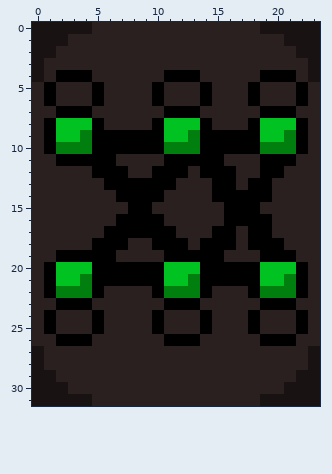
Pixel-art sprite: Sprites/Main/Neural Network/Recurrent Neural Network.png. Above, as it was before the edit.
The file is 24x32 pixels.
New version:
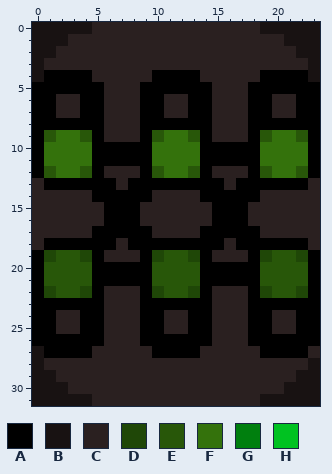
Palette (. is transparent): A #000000  B #181212  C #2a2020  D #1f4707  E #285709  F #34720c  G #007f0e  H #00c221
Diff:
y 4: x 1 C -> A; x 10 C -> A; x 22 C -> A
y 5: x 0 C -> A; x 2..4 CCC -> AAA; x 9 C -> A; x 11..13 CCC -> AAA; x 19..21 CCC -> AAA; x 23 C -> A
y 6: x 0 C -> A; x 4 C -> A; x 9 C -> A; x 13 C -> A; x 19 C -> A; x 23 C -> A
y 7: x 0..3 CCAA -> AACC; x 5 C -> A; x 9..12 CCAA -> AACC; x 14 C -> A; x 18 C -> A; x 20..23 AACC -> CCAA
y 8: x 0 C -> A; x 2..4 HHH -> AAA; x 9 C -> A; x 11..13 HHH -> AAA; x 19..21 HHH -> AAA; x 23 C -> A
y 9: x 0..4 CAHHG -> AEFFE; x 6..8 AAA -> CCC; x 10..13 AHHG -> EFFE; x 15..17 AAA -> CCC; x 19..23 HHGAC -> EFFEA
y 10: x 0..4 CAGGG -> AFFFF; x 10..13 AGGG -> FFFF; x 19..23 GGGAC -> FFFFA
y 11: x 0..4 CCAAA -> AFFFF; x 7..13 CCCCAAA -> AAAFFFF; x 16..23 CCCAAACC -> AAAFFFFA
y 12: x 0..4 CCCCC -> AEFFE; x 6..7 AA -> CC; x 9..13 CAAAC -> AEFFE; x 15..16 AA -> CC; x 18..23 CAACCC -> AEFFEA
y 13: x 1..5 CCCCC -> AAAAA; x 7 A -> C; x 12..14 CCC -> AAA; x 16..17 AC -> CA; x 20..22 CCC -> AAA
y 14: x 5..6 CC -> AA; x 10 A -> C; x 14 C -> A; x 19 A -> C
y 15: x 6..7 CC -> AA; x 9 A -> C; x 15 C -> A; x 18 A -> C
y 16: x 6 C -> A; x 9..10 AA -> CC; x 15 C -> A; x 18..19 AA -> CC
y 17: x 5 C -> A; x 10..11 AA -> CC; x 14 C -> A; x 17 C -> A; x 19 A -> C
y 18: x 1..4 CCCC -> AAAA; x 7..9 ACC -> CAA; x 13 C -> A; x 16..17 AC -> CA; x 21..22 CC -> AA
y 19: x 0..4 CCAAA -> ADEED; x 6 A -> C; x 9..13 CCAAA -> ADEED; x 15 A -> C; x 18..23 CAAACC -> ADEEDA
y 20: x 0..4 CAHHH -> AEEEE; x 10..13 AHHH -> EEEE; x 19..23 HHHAC -> EEEEA
y 21: x 0..4 CAHHG -> AEEEE; x 10..13 AHHG -> EEEE; x 19..23 HHGAC -> EEEEA
y 22: x 0..4 CAGGG -> ADEED; x 9..13 CAGGG -> ADEED; x 19..23 GGGAC -> DEEDA
y 23: x 0..1 CC -> AA; x 5 C -> A; x 9..10 CC -> AA; x 14 C -> A; x 18 C -> A; x 22..23 CC -> AA
y 24..25: x 0 C -> A; x 4 C -> A; x 9 C -> A; x 13 C -> A; x 19 C -> A; x 23 C -> A
y 26: x 0..1 CC -> AA; x 5 C -> A; x 9..10 CC -> AA; x 14 C -> A; x 18 C -> A; x 22..23 CC -> AA
y 27: x 1..4 CCCC -> AAAA; x 10..13 CCCC -> AAAA; x 19..23 CCCCB -> AAAAC
Pixel boxes of the changes (left, top, right, bottom) in both pictures:
changed: (32, 70, 320, 358)
